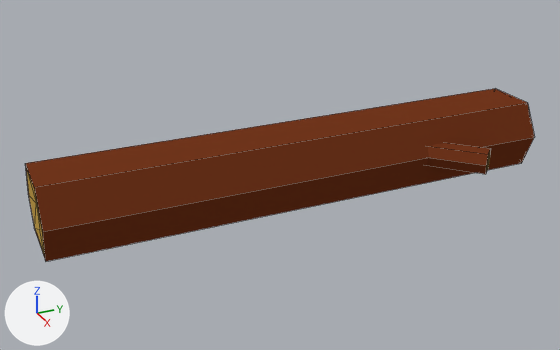
What one commit did to the Blender file Fire Place/Assets/Models/Scenery/log.blend.
Rendered twice from a camera (50 mm lens) standing at (7.5, -3.63, 3.44) and looking at (0.13, -0.32, -0.25). Lighting does not change. The marker at lower left points along +X, +Y and +Z. Mesh edges are drawn as thin lines.

Before the edit, the objects in view are built like this:
```python
me_cube_001 = bpy.data.meshes.new('Cube.001')
me_cube_001.from_pydata(...)  # 28 vertices, 46 faces; spans x -0.51..0.53, y -3.01..3.01, z -0.6..0.21
# faces by material slot: [30, 16]
me_cube_001.materials.append(mat_wood)  # brown #74371d
me_cube_001.materials.append(mat_woodchunk)  # orange #c7a24e
me_cube_002 = bpy.data.meshes.new('Cube.002')
me_cube_002.from_pydata(...)  # 20 vertices, 26 faces; spans x 0.264..1.005, y 1.381..2.121, z -0.305..-0.063
# faces by material slot: [18, 8]
me_cube_002.materials.append(mat_wood)  # brown #74371d
me_cube_002.materials.append(mat_woodchunk)  # orange #c7a24e
ob_cutbranch = bpy.data.objects.new('CutBranch', me_cube_002)
ob_cutbranch.parent = ob_log
ob_cutbranch.location = (0.0, 0.0, 0.0)
ob_log = bpy.data.objects.new('Log', me_cube_001)
ob_log.location = (0.0, 0.0, 0.0)
```
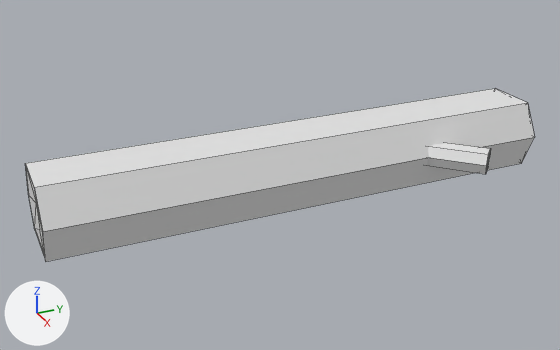
Boxes (x1, y1, x2, y2) around the edits, measured in the pictures (560 x 350 px):
part 1 of me_cube_001, recoloured (brown to grey): (25, 89, 534, 261) in both
part 2 of me_cube_001, recoloured (brown to grey): (26, 168, 45, 256) in both
part 3 of me_cube_002, recoloured (brown to white): (427, 143, 491, 174) in both

Patch to the scene script:
```diff
--- a/Fire Place/Assets/Models/Scenery/log.blend.py
+++ b/Fire Place/Assets/Models/Scenery/log.blend.py
@@ me_cube_001 @@
 me_cube_001.from_pydata(...)  # 28 vertices, 46 faces; spans x -0.51..0.53, y -3.01..3.01, z -0.6..0.21
 # used by ob_log; location = (0.0, 0.0, 0.0)
+# me_cube_001 part 1: all 30 faces that had it switch from mat_wood (brown #74371d) to no material
+# me_cube_001 part 2: all 16 faces that had it switch from mat_woodchunk (orange #c7a24e) to no material
@@ me_cube_002 @@
 me_cube_002.from_pydata(...)  # 20 vertices, 26 faces; spans x 0.264..1.005, y 1.381..2.121, z -0.305..-0.063
 # used by ob_cutbranch; parent = ob_log; location = (0.0, 0.0, 0.0)
-me_cube_002.materials.append(mat_woodchunk)  # orange #c7a24e
+# me_cube_002 part 3: all 18 faces that had it switch from mat_wood (brown #74371d) to no material
```
